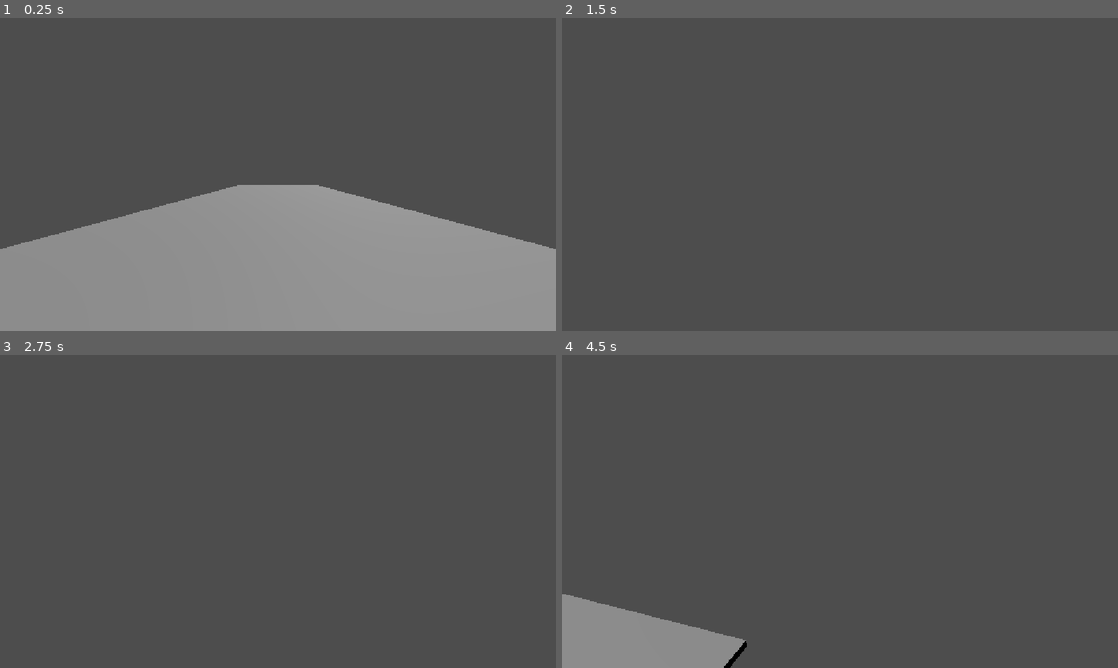
Above: before the commit, frames 1-4 (two rows, left to right).
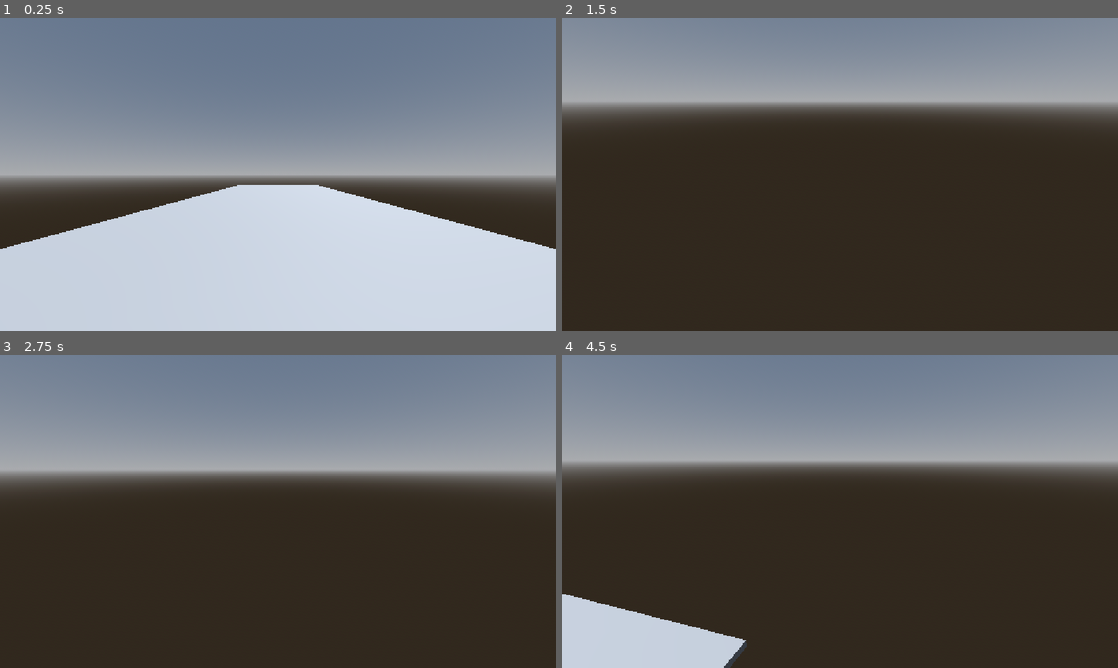
Above: after the commit, the same moments.

Repository: angrypig555/haven-game-2026
Game: Godot game, scene res://scenes/level2.tscn
Two runs of this game, one before a commit and one after it. Both use one fixed random seed, a clock stepped at 60 frames per second and the inputs below. This scene is started directly instead of the project's main scene.
Inputs (mouse positions are in pixels of both pictures, inside the frame that each line leads up to):
- Up to frame 1 (0.25 s): no input
- Up to frame 2 (1.5 s): tap Enter (ui_accept) at 0.5, 0.77 s; move the mouse to (962, 158) at 0.52 s; hold D (right_strafe) 0.53-1.28 s; tap Shift (dash) at 0.6, 1.35 s; click (962, 158) at 0.67 s; move the mouse to (812, 174) at 1.27 s; hold W (forward) from 1.28 s (still down)
- Up to frame 3 (2.75 s): keep holding W (forward); tap Enter (ui_accept) at 1.52, 2 s; move the mouse to (289, 505) at 2.02 s; tap Shift (dash) at 2.1 s
- Up to frame 4 (4.5 s): keep holding W (forward); move the mouse to (834, 517) at 2.77 s; tap Shift (dash) at 2.85, 3.6, 4.35 s; tap Enter (ui_accept) at 3.02, 3.5, 3.77, 4.25 s; move the mouse to (878, 514) at 3.52 s; move the mouse to (795, 508) at 4.27 s

The runs differ from the first frame. In frame 1, 97% of the frame differs, in the area x 0-100%, y 0-100%; in frame 2, 97%; in frame 3, 97%; in frame 4, 97%.

Commit message:
fix level2

Diff:
--- a/haven-2026/scenes/level2.tscn
+++ b/haven-2026/scenes/level2.tscn
@@ -2,6 +2,18 @@
 
 [ext_resource type="PackedScene" uid="uid://ceej0xbq7qsqx" path="res://scenes/player.tscn" id="1_if4l3"]
 [ext_resource type="Script" uid="uid://7hgx141oqa4l" path="res://scripts/oobhandler.gd" id="2_4038r"]
+
+[sub_resource type="ProceduralSkyMaterial" id="ProceduralSkyMaterial_if4l3"]
+sky_horizon_color = Color(0.66224277, 0.6717428, 0.6867428, 1)
+ground_horizon_color = Color(0.66224277, 0.6717428, 0.6867428, 1)
+
+[sub_resource type="Sky" id="Sky_4038r"]
+sky_material = SubResource("ProceduralSkyMaterial_if4l3")
+
+[sub_resource type="Environment" id="Environment_2k3dv"]
+background_mode = 2
+sky = SubResource("Sky_4038r")
+glow_enabled = true
 
 [sub_resource type="BoxShape3D" id="BoxShape3D_2k3dv"]
 
@@ -12,7 +24,10 @@
 
 [node name="Level2" type="Node3D" unique_id=1993443144]
 
-[node name="DirectionalLight3D" type="DirectionalLight3D" parent="." unique_id=1767244512]
+[node name="WorldEnvironment" type="WorldEnvironment" parent="." unique_id=1288898561]
+environment = SubResource("Environment_2k3dv")
+
+[node name="DirectionalLight3D" type="DirectionalLight3D" parent="." unique_id=1999054622]
 transform = Transform3D(-0.8660254, -0.43301278, 0.25, 0, 0.49999997, 0.86602545, -0.50000006, 0.75, -0.43301266, 0, 0, 0)
 shadow_enabled = true
 
--- a/haven-2026/scenes/main.tscn
+++ b/haven-2026/scenes/main.tscn
@@ -52,6 +52,7 @@
 
 func _on_area_3d_body_shape_entered(body_rid: RID, body: Node3D, body_shape_index: int, local_shape_index: int) -> void:
 	print(\"next level\")
+	get_tree().change_scene_to_file(\"res://scenes/level1.tscn\")
 "
 
 [sub_resource type="ConcavePolygonShape3D" id="ConcavePolygonShape3D_0wfyh"]
